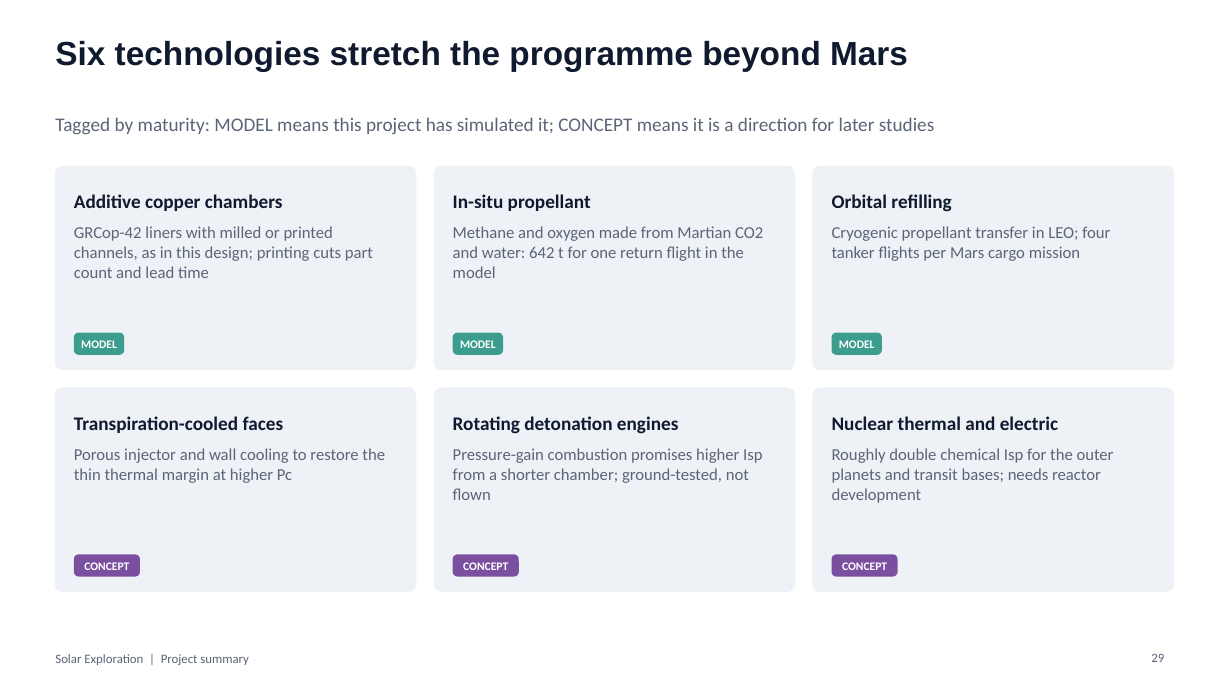
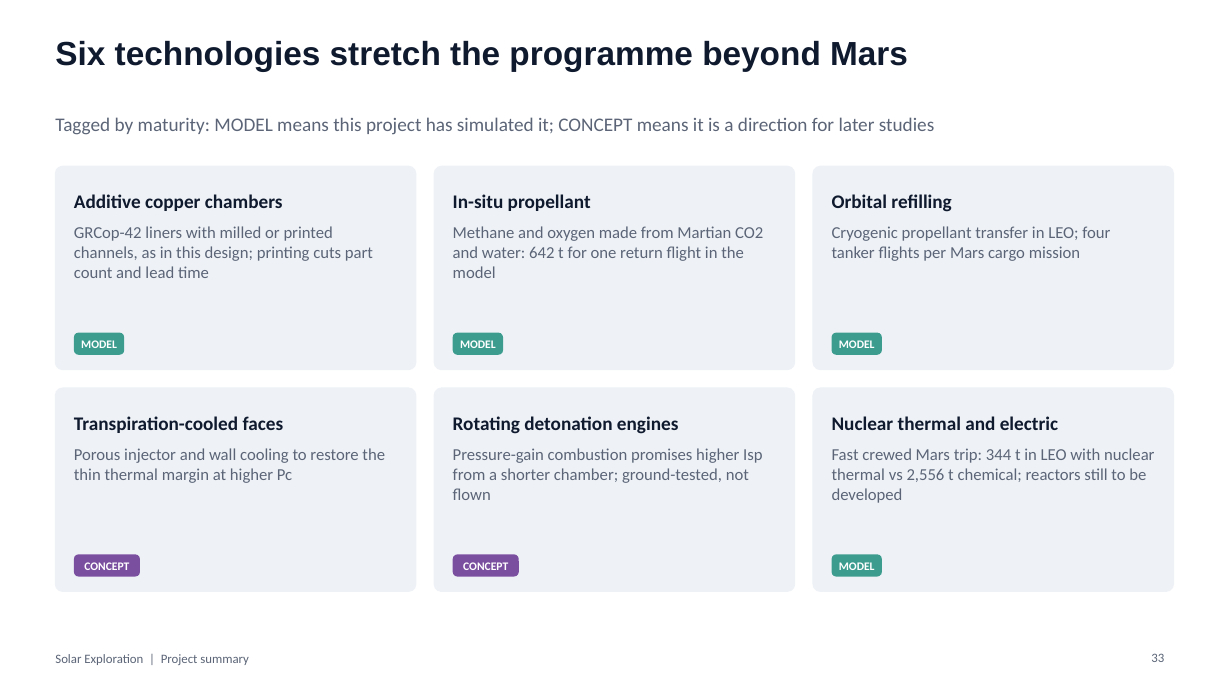
Before and after one commit to Skymeapple/solar-exploration, a slide deck: slide 33 of presentation/Solar_Exploration_Project_Summary.pptx (slide 29 before the commit). Drawn at 1232x693 pixels with LibreOffice and Linux fonts; fonts in the diff are those of the drawing. Boxes give left, top, right and bottom in pixels: in the first picture for what was removed or moved away, otherwise in the second. Text is boxed around its words. In the diff, an @@ line names an element or a change of style, - is before the commit and + after.

```diff
--- a/presentation/Solar_Exploration_Project_Summary.pptx
+++ b/presentation/Solar_Exploration_Project_Summary.pptx
@@ text at bbox=[832, 448, 1154, 503]: text changed @@
-Roughly double chemical Isp for the outer planets and transit bases; needs reactor development
+Fast crewed Mars trip: 344 t in LEO with nuclear thermal vs 2,556 t chemical; reactors still to be developed
@@ rounded rectangle "MODEL": place and size @@
-rounded rectangle "MODEL" at bbox=[832, 555, 897, 577]
+rounded rectangle "MODEL" at bbox=[832, 555, 883, 577]
@@ rounded rectangle "MODEL" at bbox=[832, 555, 883, 577]: fill #7B4FA0 to #3C9D8F @@
@@ text in rounded rectangle at bbox=[839, 562, 875, 570]: text changed @@
-CONCEPT
+MODEL
@@ page number at bbox=[1151, 653, 1164, 662]: text changed @@
-29
+33
```
Also in this commit, not shown: 7 other slides changed, 4 slides added, 1 other file.
